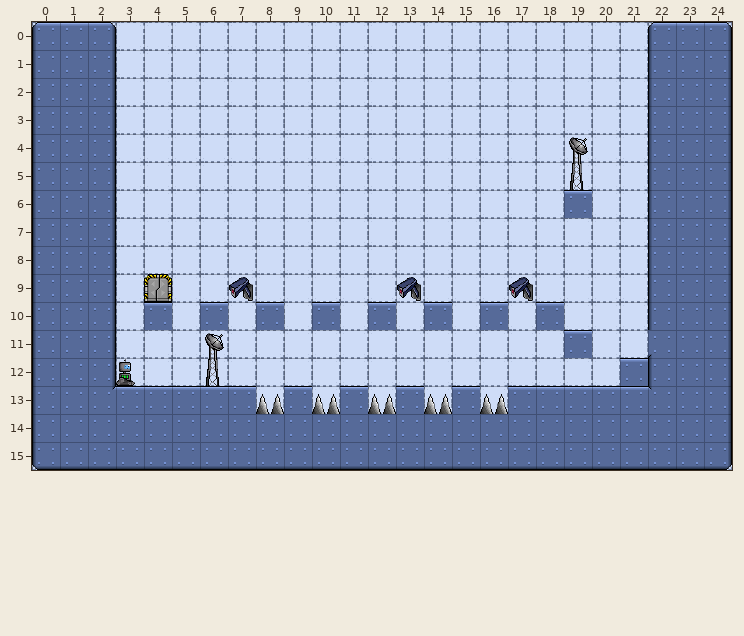
Two versions of a level (Tiled map, assets/level_src/6.tmx). That is the earlier state.
Cells are 32x32 px. Shown: x 0..24, y 0..15.
And afterwards:
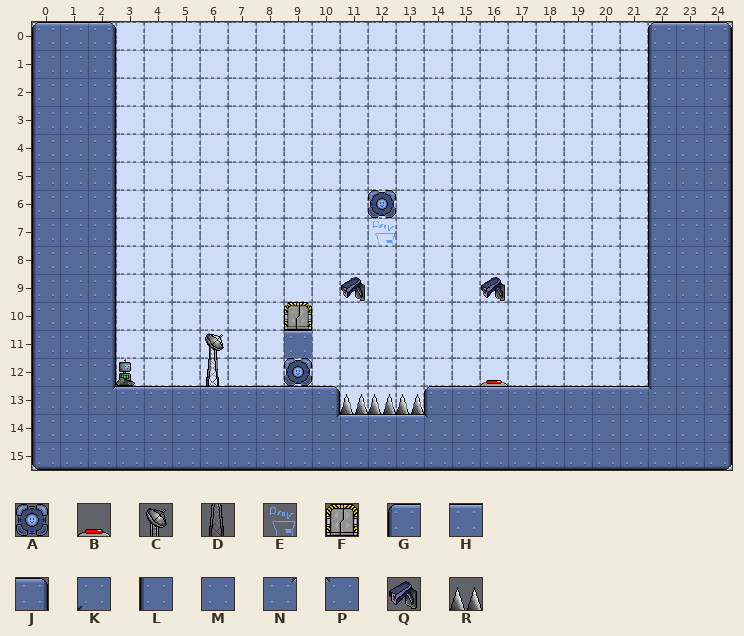
Key: from "box": A 0; from "button": B 0; from "cell tower": C 0, D 1; from "door": E 0; from "exit": F 0; from "factory": G 0, H 1, J 2, K 4, L 8, M 9, N 11, P 12; from "markers": Q 0; from "spikes": R 0.
_ is an empty cell.
Tiles replaced or removed in this view: C, D, F, H, K, M, Q, R.
Edits made:
Changed rows in their new state; . is an unchanged cell.
Layer "Foreground":
first column x 4:
 4 ..............._...
 5 ..............._...
 6 ........A......_...
 7 ........E..........
 9 _.._...Q._..Q_.....
10 _._._F_._._._._....
11 .....H........._..L
12 .....A......B...._.
13 ....H.JR.RG.H......
14 ......NHHHP........
Changed places in both pictures, as pixel boxes (x1, y1, x2, y2):
removed: (564, 137, 592, 218)
added: (368, 190, 396, 246)
removed: (144, 274, 172, 330)
changed: (200, 277, 452, 418)
changed: (480, 277, 592, 358)
changed: (620, 330, 652, 386)
changed: (480, 380, 508, 414)
